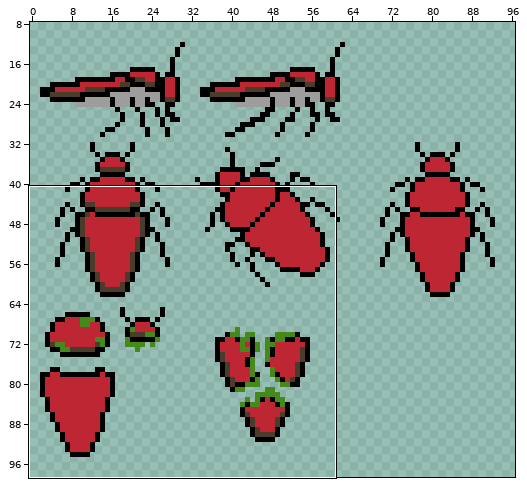
Two versions of one sprite sheet, Assets/Sprites/SpaceRat.png. Above: a wide view before the commit, with the close-up outlined.
Close-up. Old version:
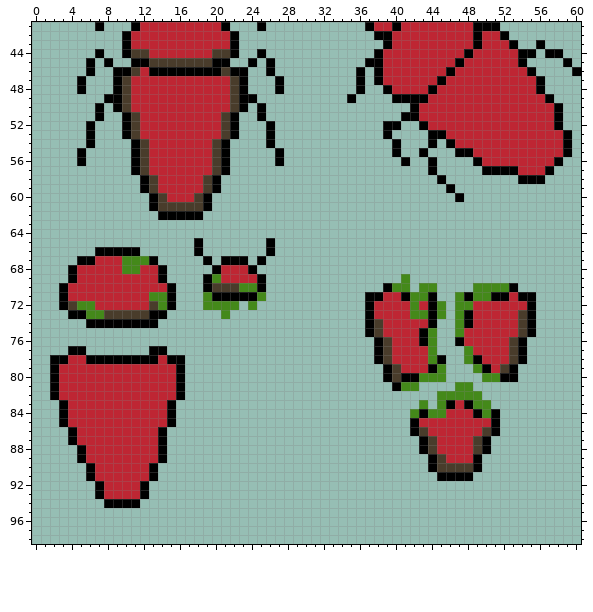
The file is 128x128 pixels. Shown: x 0..60, y 41..98. The wide view leaves out empty margins. The commit also changed other parts of the picture, which this record leaves out.
The result:
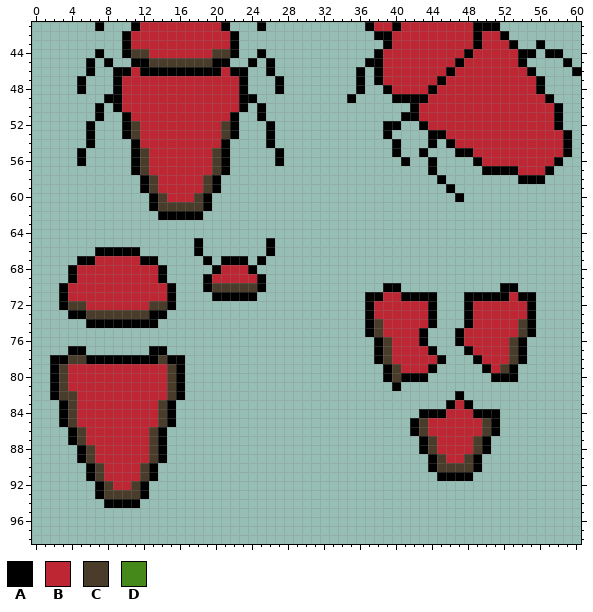
Palette (. is transparent): A #000000  B #be2633  C #493c2b  D #44891a
Diff:
@@ x 8..24 @@
 45 A..AACCCCCCCAA..A
-46 .AACBAAAAAAAACAA.
-47 .ACBBBBBBBBBBBCA.
-48 .ACBBBBBBBBBBBCA.
-49 AACBBBBBBBBBBBCAA
-50 .ACBBBBBBBBBBBCA.
-51 ..ACBBBBBBBBBCA..
+46 .AABAAAAAAAAABAA.
+47 .ABBBBBBBBBBBBBA.
+48 .ABBBBBBBBBBBBBA.
+49 AABBBBBBBBBBBBBAA
+50 .ABBBBBBBBBBBBBA.
+51 ..ABBBBBBBBBBBA..
 52 ..ACBBBBBBBBBCA..
 53 ..ACBBBBBBBBBCA..
-54 ...ACBBBBBBBCA...
+54 ...ABBBBBBBBBA...
 55 ...ACBBBBBBBCA...
@@ x 0..60 @@
 66 .......AAAAA......A.......A..................................
-67 .....AABBBDDDA.....A.AAA.A...................................
-68 ....ABBBBBDDBBA.....ABBBA....................................
-69 ....ABBBBBBBBBA....ADBBBBA...............D...................
-70 ...ABBBBBBBBBBBA...ACCCDDA.............ADD.DD....DDDDA.......
-71 ...ABBBBBBBBBDDA...DAAAAAD...........AABBADDA..DADDAABAA.....
-72 ...ACDDBBBBBBCDA...DDDD.D............ABBBBDBAD.DDBBBBBBA.....
-73 ....AADDCCCCCAA......D...............ABBBBDDAD.DABBBBBCA.....
-74 ......AAAAAAAA.......................ACBBBBBA..DABBBBBCA.....
-75 .....................................ACBBBBAD..DBBBBBBCA.....
-76 ......................................ACBBBAD..ABBBBBCA......
-77 ....AA.......AA.......................ACBBBBD...DBBBBCA......
-78 ..AABBAAAAAAAABAA.....................ACBBBBDA..DABBBCA......
-79 ..ABBBBBBBBBBBBBA......................ACBBBAD...DABCA.......
-80 ..ABBBBBBBBBBBBBA......................ACAADDD....DDAA.......
-81 ..ABBBBBBBBBBBBBA.......................ADD....DD............
-82 ..ABBBBBBBBBBBBBA............................DDDDD...........
-83 ...ABBBBBBBBBBBA...........................D.DABADD..........
-84 ...ABBBBBBBBBBBA..........................DADDBBBADA.........
-85 ...ABBBBBBBBBBBA..........................ABBBBBBBBA.........
-86 ....ABBBBBBBBBA...........................ACBBBBBBCA.........
-87 ....ABBBBBBBBBA............................ACBBBBCA..........
-88 .....ABBBBBBBBA............................ACBBBBCA..........
-89 .....ABBBBBBBBA.............................ACBBBA...........
-90 ......ABBBBBBA..............................ACCCCA...........
-91 ......ABBBBBBA...............................AAAA............
-92 .......ABBBBA................................................
-93 .......ABBBBA................................................
+67 .....AABBBBBAA.....A.AAA.A...................................
+68 ....ABBBBBBBBBA.....ABBBA....................................
+69 ....ABBBBBBBBBA....ABBBBBA...................................
+70 ...ABBBBBBBBBBBA...ACCCCCA.............AA...........AA.......
+71 ...ABBBBBBBBBBBA....AAAAA............AABBAAAA...AAAAABAA.....
+72 ...ACCBBBBBBBCCA.....................ABBBBBBA...ABBBBBBA.....
+73 ....AACCCCCCCAA......................ABBBBBBA...ABBBBBBA.....
+74 ......AAAAAAAA.......................ACBBBBBA...ABBBBBCA.....
+75 .....................................ACBBBBA...ABBBBBBCA.....
+76 ......................................ACBBBA...ABBBBBCA......
+77 ....AA.......AA.......................ACBBBBA...ABBBBCA......
+78 ..AACCAAAAAAAACAA.....................ACBBBBBA...ABBBCA......
+79 ..ACBBBBBBBBBBBCA......................ACBBBA.....ABCA.......
+80 ..ACBBBBBBBBBBBCA......................ACAAA.......AAA.......
+81 ..ACBBBBBBBBBBBCA.......................A....................
+82 ..ACCBBBBBBBBBBCA..............................A.............
+83 ...ACBBBBBBBBBCA..............................ABA............
+84 ...ACBBBBBBBBBCA...........................AAABBBAAA.........
+85 ...ACBBBBBBBBBCA..........................ACBBBBBBCA.........
+86 ....ACBBBBBBBCA...........................ACBBBBBBCA.........
+87 ....ACBBBBBBBCA............................ACBBBBCA..........
+88 .....ACBBBBBBCA............................ACBBBBCA..........
+89 .....ACBBBBBBCA.............................ACBBCA...........
+90 ......ACBBBBCA..............................ACCCCA...........
+91 ......ACBBBBCA...............................AAAA............
+92 .......ACBBCA................................................
+93 .......ACCCCA................................................
 94 ........AAAA.................................................
Where, in picture pixels (left, top, right, bottom), the same in both close-ups:
changed: (122, 67, 149, 148)
changed: (212, 67, 239, 148)
changed: (77, 256, 167, 319)
changed: (203, 274, 266, 319)
changed: (392, 274, 527, 427)
changed: (59, 355, 176, 499)
changed: (464, 454, 473, 463)
